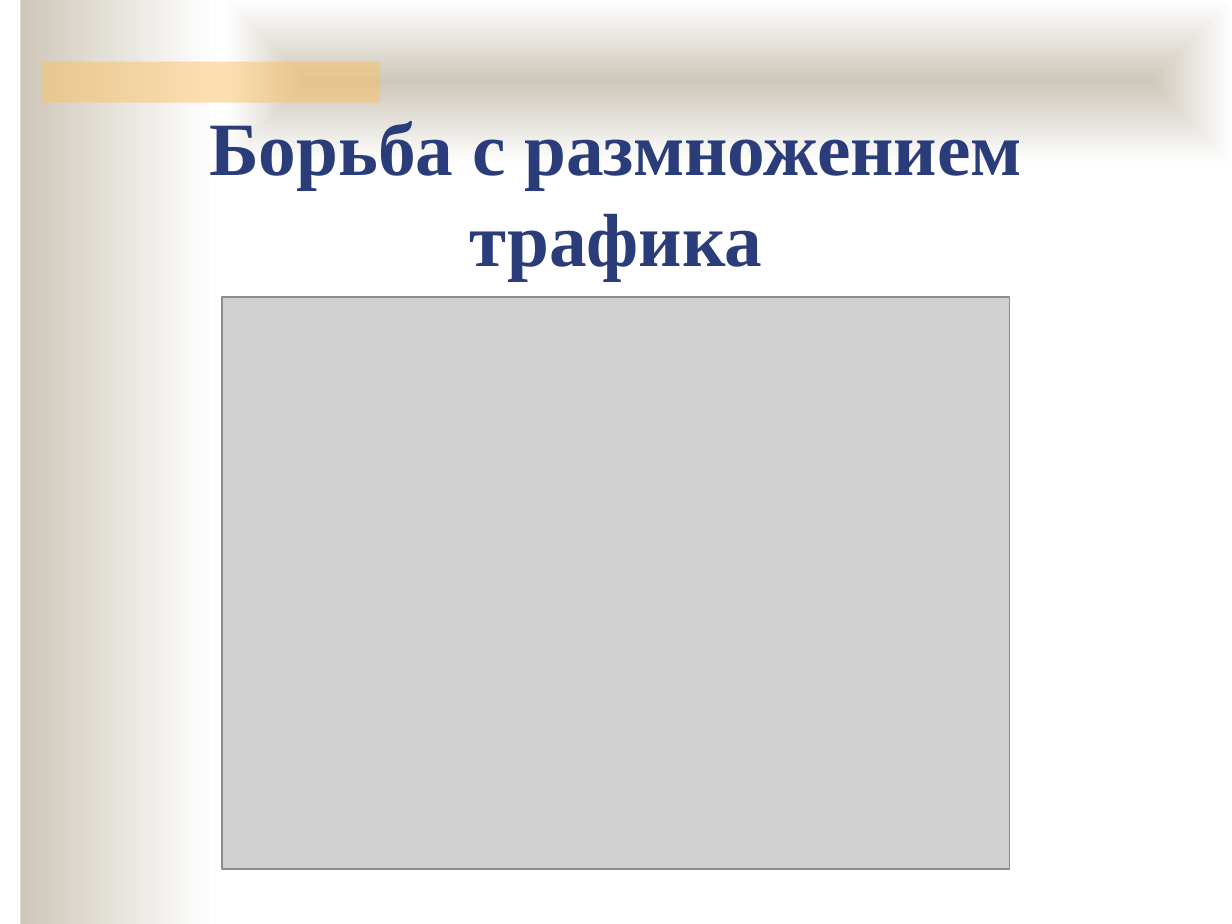
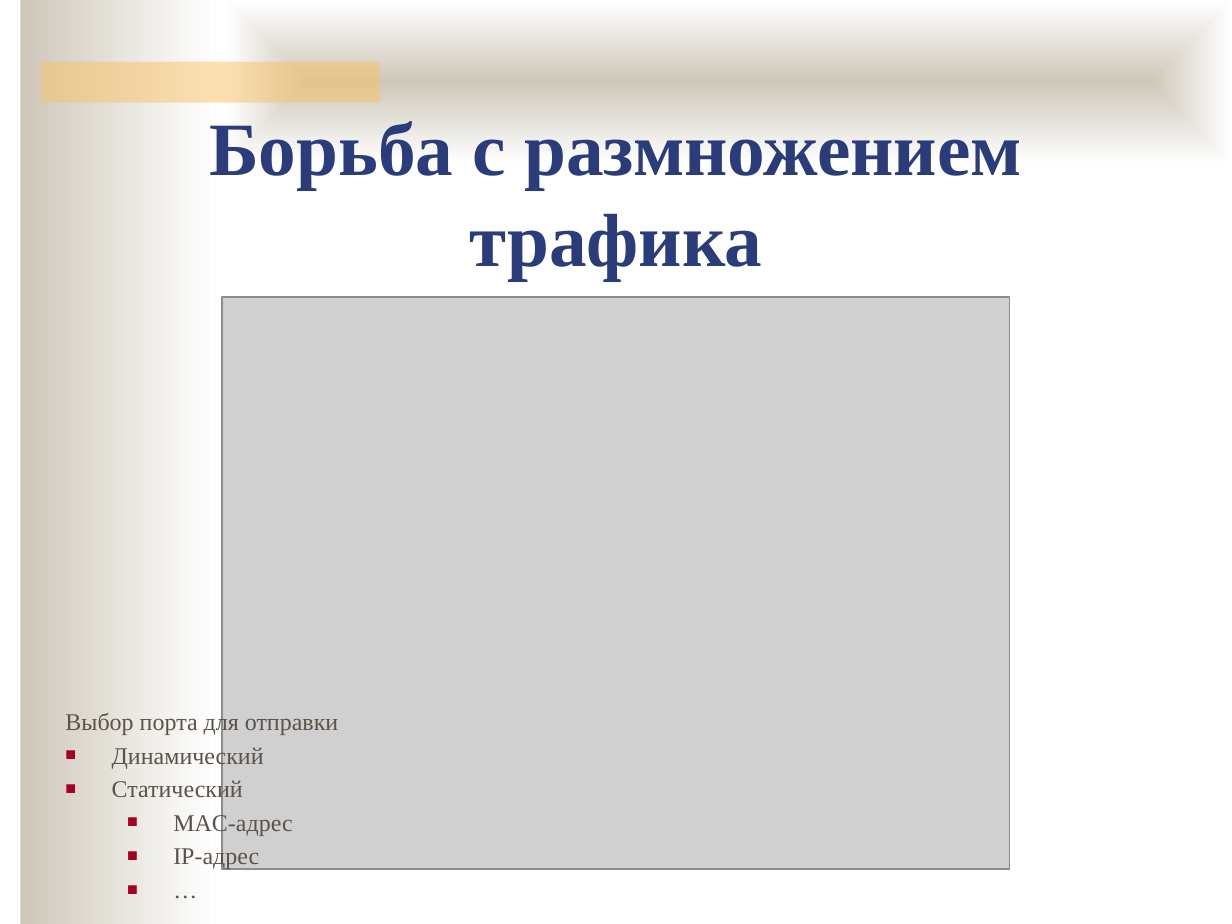
Before and after one commit to ukoloff/nets, a slide deck: slide 13 of 08.pptx (slide 10 before the commit). Drawn at 1232x924 pixels with LibreOffice and Linux fonts; fonts in the diff are those of the drawing; grey boxes stand for pictures; background and template pictures are left out. Boxes give left, top, right and bottom in pixels: in the first picture for what was removed or moved away, otherwise in the second. Text is boxed around its words. In the diff, an @@ line names an element or a change of style, - is before the commit and + after.

```diff
--- a/08.pptx
+++ b/08.pptx
@@ text added at (x1=65, y1=711, x2=338, y2=870), 14 pt, text #5B5249 @@
+Выбор порта для отправки
+■ Динамический
+■ Статический
+  ■ MAC-адрес
+  ■ IP-адрес
+  ■ …
```
Also in this commit, not shown: 12 other slides changed, 10 slides added, 8 slides removed.
